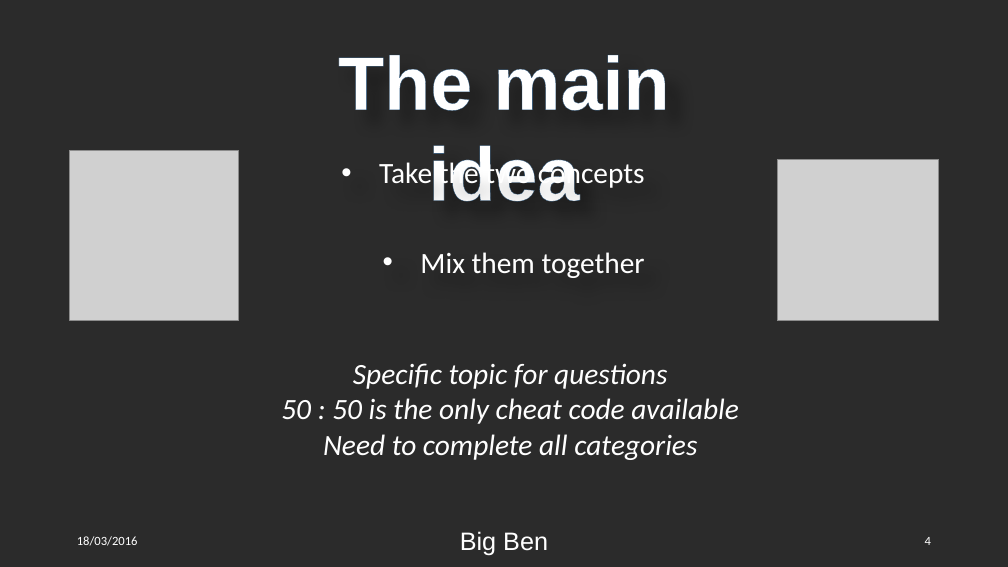
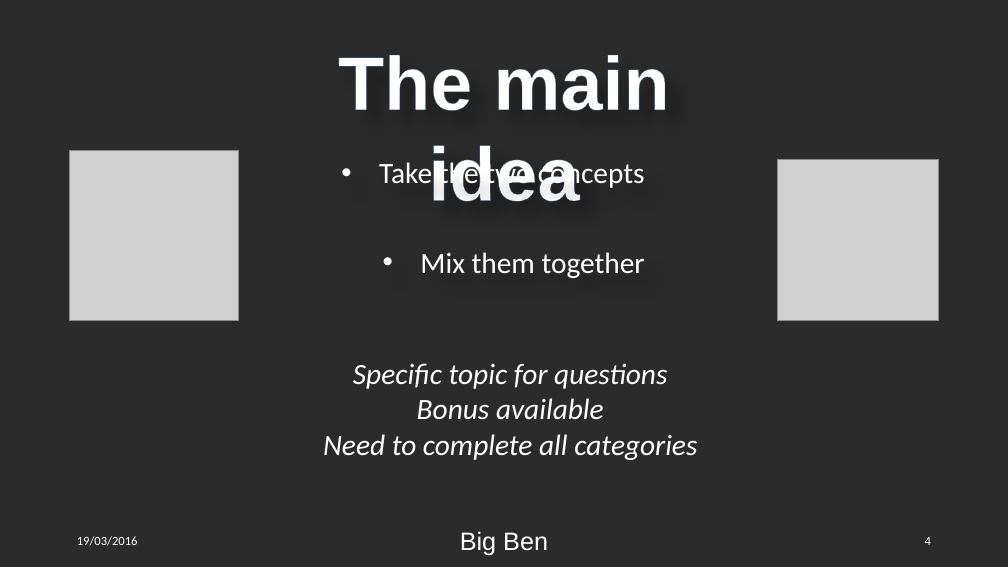
Before and after one commit to Qu1lby/BigBen, a slide deck: slide 4 of Presentation.pptx. Drawn at 1008x567 pixels with LibreOffice and Linux fonts; fonts in the diff are those of the drawing; grey boxes stand for pictures; background and template pictures are left out; a plain dark background stands for a picture behind light text. Boxes give left, top, right and bottom in pixels: in the first picture for what was removed or moved away, otherwise in the second. Text is boxed around its words. In the diff, an @@ line names an element or a change of style, - is before the commit and + after.

```diff
--- a/Presentation.pptx
+++ b/Presentation.pptx
@@ text at [417, 398, 604, 419]: text changed @@
-50 : 50 is the only cheat code available
+Bonus available
@@ text at [77, 536, 138, 546]: text changed @@
-18/03/2016
+19/03/2016
```
Also in this commit, not shown: 6 other slides changed, 4 slides added.
